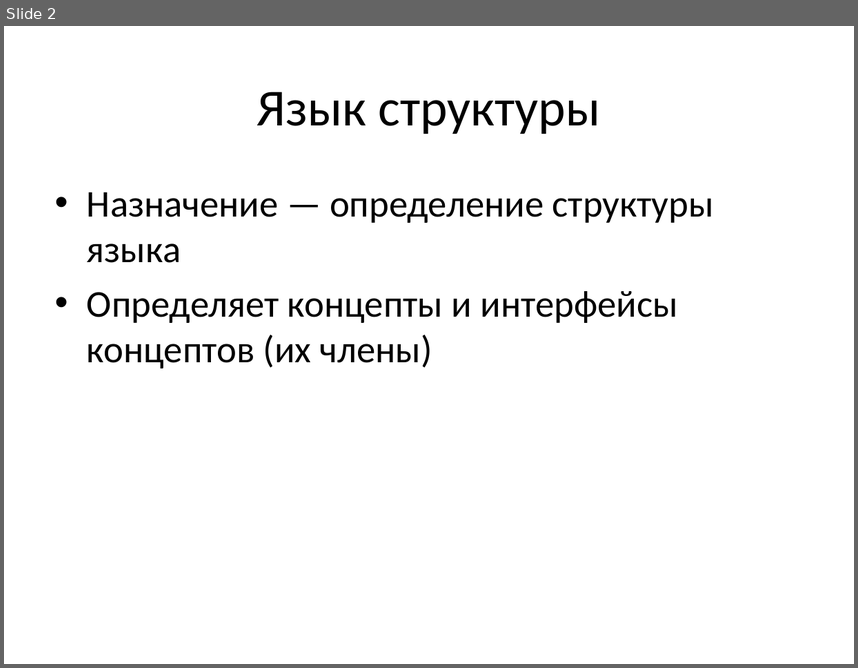
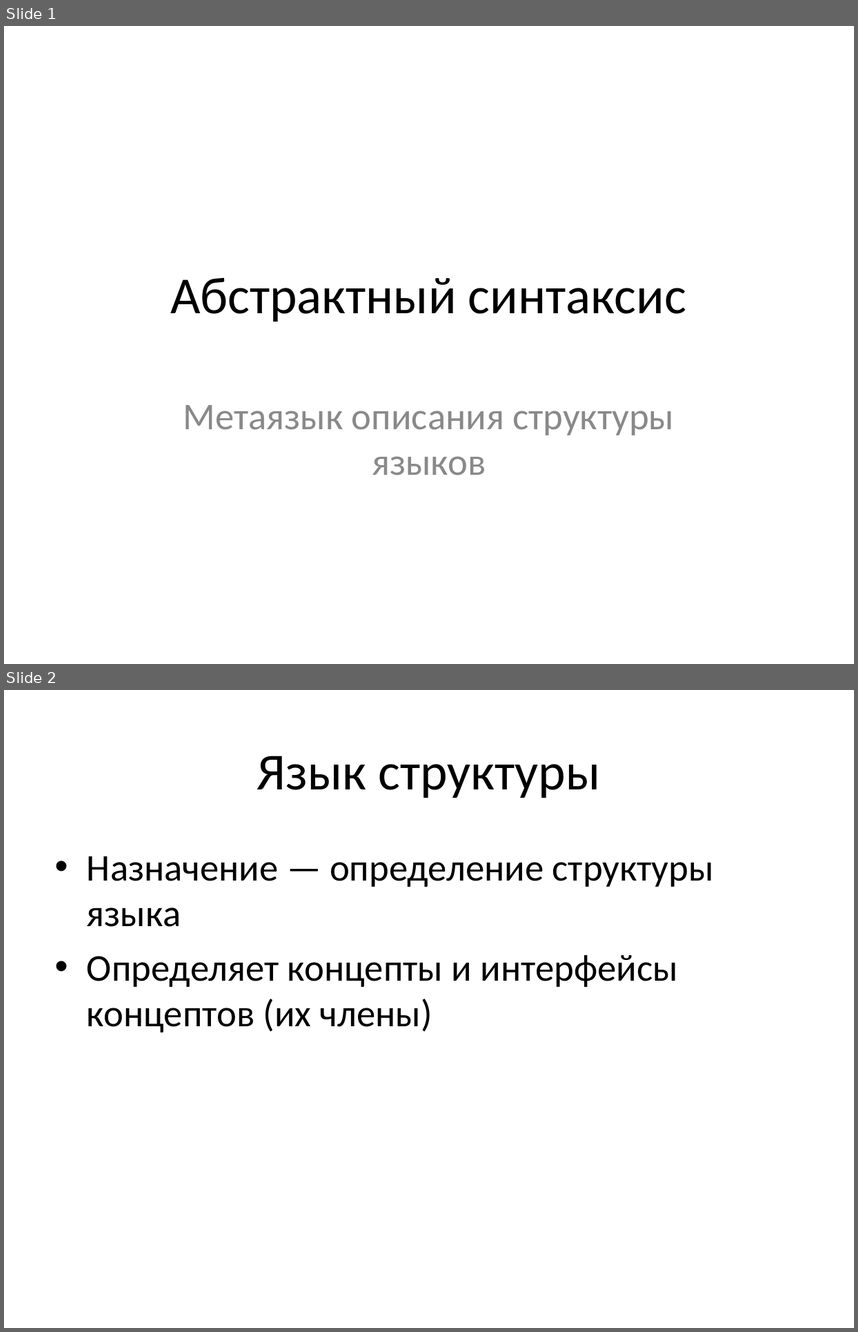
Before and after one commit to mazine/umk, a slide deck: presentations/mps-structure.ppt. Shown one above the other, each under a label of ours: slide 2 before the commit, slides 1 and 2 after it. The pictures are 858x668 and 858x1332 pixels, drawn with LibreOffice and Linux fonts; fonts in the diff are those of the drawing. Boxes give left, top, right and bottom in pixels: in the first picture for what was removed or moved away, otherwise in the second. Text is boxed around its words. In the diff, an @@ line names an element or a change of style, - is before the commit and + after.

```diff
--- a/presentations/mps-structure.ppt
+++ b/presentations/mps-structure.ppt
@@ slide 1 added at [4, 26, 854, 664], background #FFFFFF @@
@@ title added at [171, 277, 686, 321], 44 pt, text #000000 @@
+Абстрактный синтаксис
@@ subtitle added at [183, 405, 674, 475], 32 pt, text #898989 @@
+Метаязык описания структуры языков
```
Also in this commit, not shown: 1 slide changed, 1 slide removed, 1 other file.
